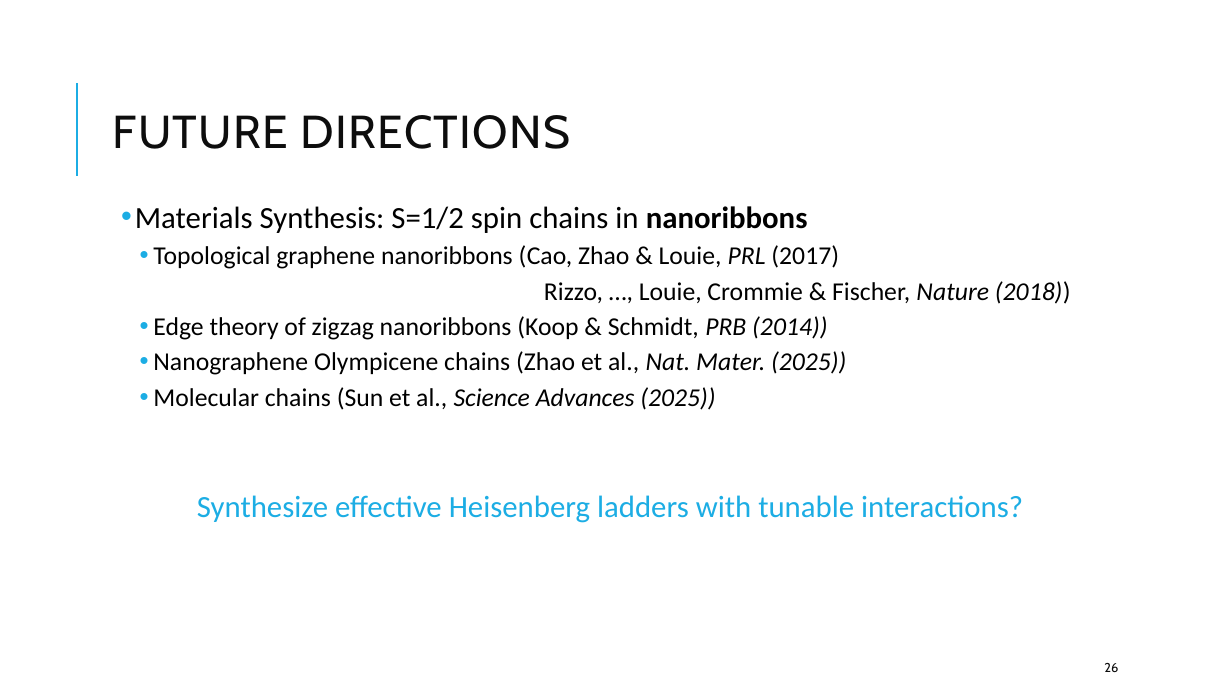
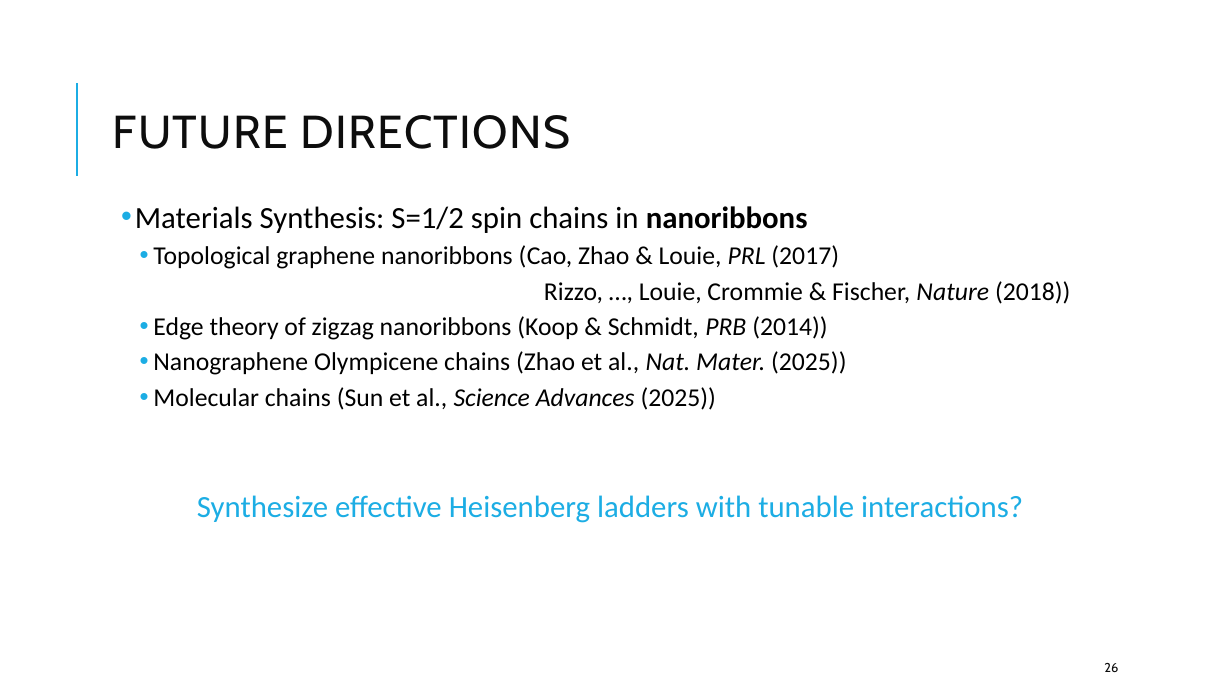
Before and after one commit to kwang0/KPZ-Project, a slide deck: slide 26 of Qualifying Exam Presentation.pptx. Drawn at 1232x693 pixels with LibreOffice and Linux fonts; fonts in the diff are those of the drawing. Boxes give left, top, right and bottom in pixels: in the first picture for what was removed or moved away, otherwise in the second. Text is boxed around its words. In the diff, an @@ line names an element or a change of style, - is before the commit and + after.

```diff
--- a/Qualifying Exam Presentation.pptx
+++ b/Qualifying Exam Presentation.pptx
@@ text at (x1=153, y1=281, x2=1070, y2=410): italic off in "(2018))", "(2014))", "(2025))", "(2025))" @@
```
Also in this commit, not shown: 1 other slide changed.
